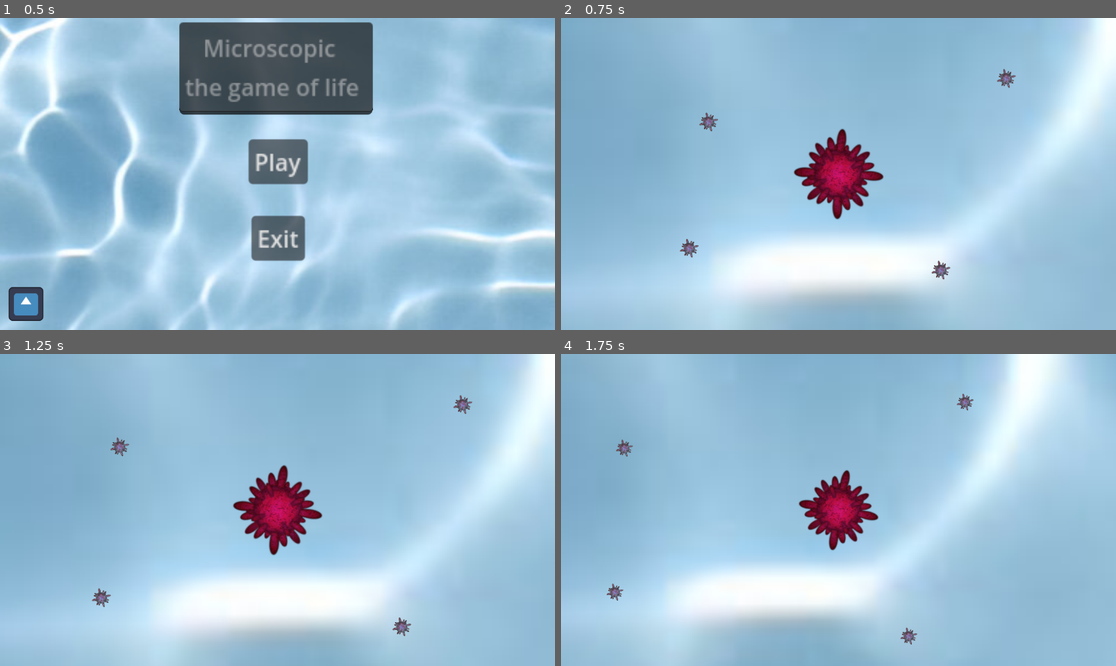
Above: before the commit, frames 1-4 (two rows, left to right).
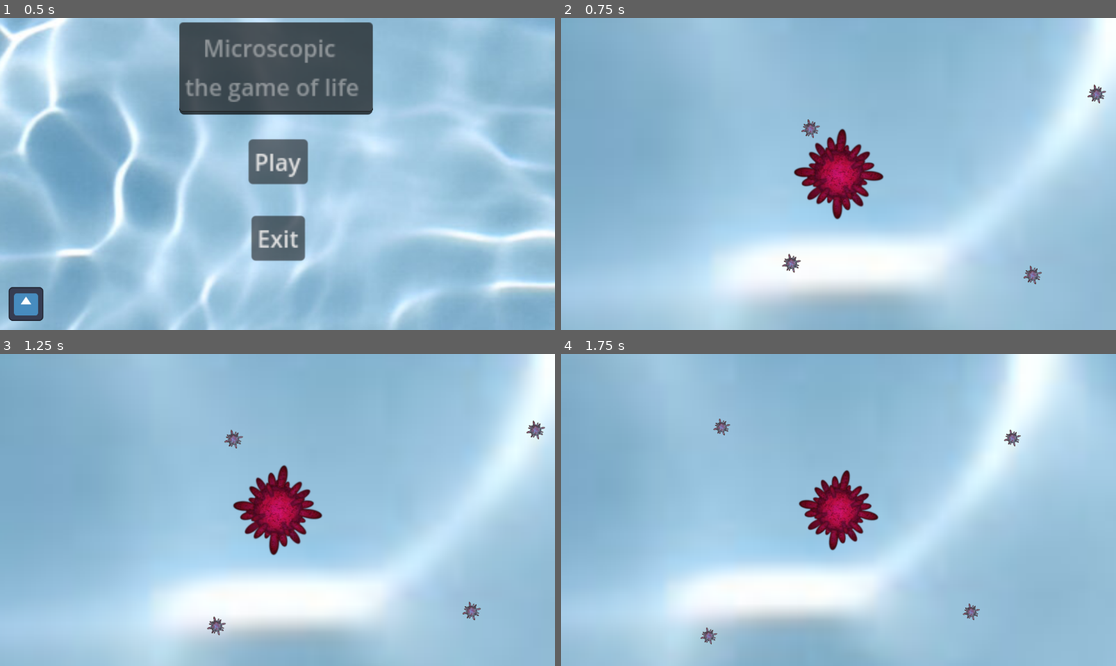
Above: after the commit, the same moments.

Repository: SixFours/Primordia
Game: Godot game, scene res://Scenes/main_menu.tscn
The game is run twice, just before and just after one commit, with the same random seed, the same clock (stepped at 60 frames per second) and the same inputs. The engine's default icon, where the game draws it, is replaced by a stand-in: a white triangle on a blue panel in a dark square. Sound files missing from this copy of the repository are replaced by a short silence.
Inputs (mouse positions are in pixels of both pictures, inside the frame that each line leads up to):
- Up to frame 1 (0.5 s): no input
- Up to frame 2 (0.75 s): click "Play" at 0.5 s
- Up to frame 3 (1.25 s): no input
- Up to frame 4 (1.75 s): move the mouse to (960, 494) at 1.27 s; hold Right (ui_right) from 1.28 s (still down); tap Mouse wheel down (ScrollDown) at 1.35 s

Frame 1 is identical in both runs. In frame 2, 0.8% of the frame differs, in the area x 21-99%, y 16-86%; in frame 3, 0.8%; in frame 4, 0.7%.

Commit message:
Added Dirt Clumps around the map

Diff:
--- /dev/null
+++ b/Scenes/dirt_clump.tscn
@@ -0,0 +1,15 @@
+[gd_scene load_steps=3 format=3 uid="uid://wk1isgvaqx2x"]
+
+[ext_resource type="Texture2D" uid="uid://cc61vslx7hbss" path="res://Assets/Crumb.webp" id="1_egdx6"]
+
+[sub_resource type="CircleShape2D" id="CircleShape2D_jqqwa"]
+radius = 97.0206
+
+[node name="Dirt Clump" type="Sprite2D"]
+texture = ExtResource("1_egdx6")
+
+[node name="StaticBody2D" type="StaticBody2D" parent="."]
+
+[node name="CollisionShape2D" type="CollisionShape2D" parent="StaticBody2D"]
+position = Vector2(3, 2)
+shape = SubResource("CircleShape2D_jqqwa")
--- a/Scenes/game.tscn
+++ b/Scenes/game.tscn
@@ -11,6 +11,7 @@
 [ext_resource type="PackedScene" uid="uid://pn5dyfo2lj13" path="res://Scenes/enemy_Strong.tscn" id="8_aixpu"]
 [ext_resource type="AudioStream" uid="uid://burdg0ib74rms" path="res://Assets/MicroscopicSong.wav" id="9_h1doi"]
 [ext_resource type="Script" path="res://Scripts/music.gd" id="11_oce8p"]
+[ext_resource type="PackedScene" uid="uid://wk1isgvaqx2x" path="res://Scenes/dirt_clump.tscn" id="12_ftsph"]
 
 [sub_resource type="CircleShape2D" id="CircleShape2D_1uokx"]
 radius = 5885.02
@@ -21,7 +22,7 @@
 outlines = Array[PackedVector2Array]([PackedVector2Array(2825.32, 3613.3, 4656.11, 3341.04, 6368.89, 2400.31, 7518.64,  …(347 unchanged characters)…
 
 [node name="Game" type="Node2D"]
-position = Vector2(-26, -48)
+position = Vector2(-230, -71)
 script = ExtResource("1_ywbis")
 
 [node name="Border" type="StaticBody2D" parent="."]
@@ -285,3 +286,59 @@
 stream = ExtResource("9_h1doi")
 autoplay = true
 script = ExtResource("11_oce8p")
+
+[node name="Dirt Clumps" type="Node2D" parent="."]
+
+[node name="Dirt Clump" parent="Dirt Clumps" instance=ExtResource("12_ftsph")]
+position = Vector2(4420.25, -5608.25)
+scale = Vector2(1.45814, 1.43659)
+
+[node name="Dirt Clump2" parent="Dirt Clumps" instance=ExtResource("12_ftsph")]
+position = Vector2(6176, -3032)
+rotation = 0.622236
+scale = Vector2(2.22093, 2.50976)
+
+[node name="Dirt Clump3" parent="Dirt Clumps" instance=ExtResource("12_ftsph")]
+position = Vector2(1415, -2103)
+rotation = -0.366004
+scale = Vector2(1.50437, 1.11916)
+
+[node name="Dirt Clump4" parent="Dirt Clumps" instance=ExtResource("12_ftsph")]
+position = Vector2(3541.25, 1447.75)
+scale = Vector2(1.83023, 1.79756)
+
+[node name="Dirt Clump5" parent="Dirt Clumps" instance=ExtResource("12_ftsph")]
+position = Vector2(-5, -5188)
+
+[node name="Dirt Clump6" parent="Dirt Clumps" instance=ExtResource("12_ftsph")]
+position = Vector2(-220, 1485)
+scale = Vector2(2.61628, 2.6561)
+
+[node name="Dirt Clump7" parent="Dirt Clumps" instance=ExtResource("12_ftsph")]
+position = Vector2(2118, 412)
+rotation = -0.203707
+
+[node name="Dirt Clump8" parent="Dirt Clumps" instance=ExtResource("12_ftsph")]
+position = Vector2(2689, -1101)
+rotation = 0.162528
+scale = Vector2(1.27892, 1.77363)
+
+[node name="Dirt Clump9" parent="Dirt Clumps" instance=ExtResource("12_ftsph")]
+position = Vector2(7798, -1432)
+rotation = -0.382615
+scale = Vector2(3.57325, 4.132)
+
+[node name="Dirt Clump10" parent="Dirt Clumps" instance=ExtResource("12_ftsph")]
+position = Vector2(2392, -6386)
+rotation = 0.410021
+scale = Vector2(4.38968, 4.69582)
+
+[node name="Dirt Clump11" parent="Dirt Clumps" instance=ExtResource("12_ftsph")]
+position = Vector2(-2202, -1982)
+scale = Vector2(1.2814, 1)
+
+[node name="Dirt Clump12" parent="Dirt Clumps" instance=ExtResource("12_ftsph")]
+position = Vector2(2860, -3345)
+
+[node name="Dirt Clump13" parent="Dirt Clumps" instance=ExtResource("12_ftsph")]
+position = Vector2(1888, 3422)
--- a/Scripts/game.gd
+++ b/Scripts/game.gd
@@ -3,3 +3,10 @@
 #func _process(delta: float) -> void:
 	#if $Music.fini == true:
 		#$Music.play()
+
+func _process(delta):
+	if Input.is_action_just_pressed("ui_cancel"):  # "ui_cancel" is mapped to the ESC key by default
+		change_scene("res://Scenes/esc.menu.tscn")  # Replace with your scene path
+
+func change_scene(scene_path: String):
+	get_tree().change_scene()  # Change to the specified scene
--- a/project.godot
+++ b/project.godot
@@ -27,3 +27,8 @@
 "events": [Object(InputEventMouseButton,"resource_local_to_scene":false,"resource_name":"","device":-1,"window_id":0,"a …(259 unchanged characters)…
 ]
 }
+ESC={
+"deadzone": 0.5,
+"events": [Object(InputEventKey,"resource_local_to_scene":false,"resource_name":"","device":-1,"window_id":0,"alt_pressed":false,"shift_pressed":false,"ctrl_pressed":false,"meta_pressed":false,"pressed":false,"keycode":0,"physical_keycode":4194305,"key_label":0,"unicode":0,"location":0,"echo":false,"script":null)
+]
+}
Binary file added: Assets/Crumb.webp
Not shown, added: Assets/Crumb.webp.import
Not shown: 1 places in Scenes/game.tscn that only renumber resources
